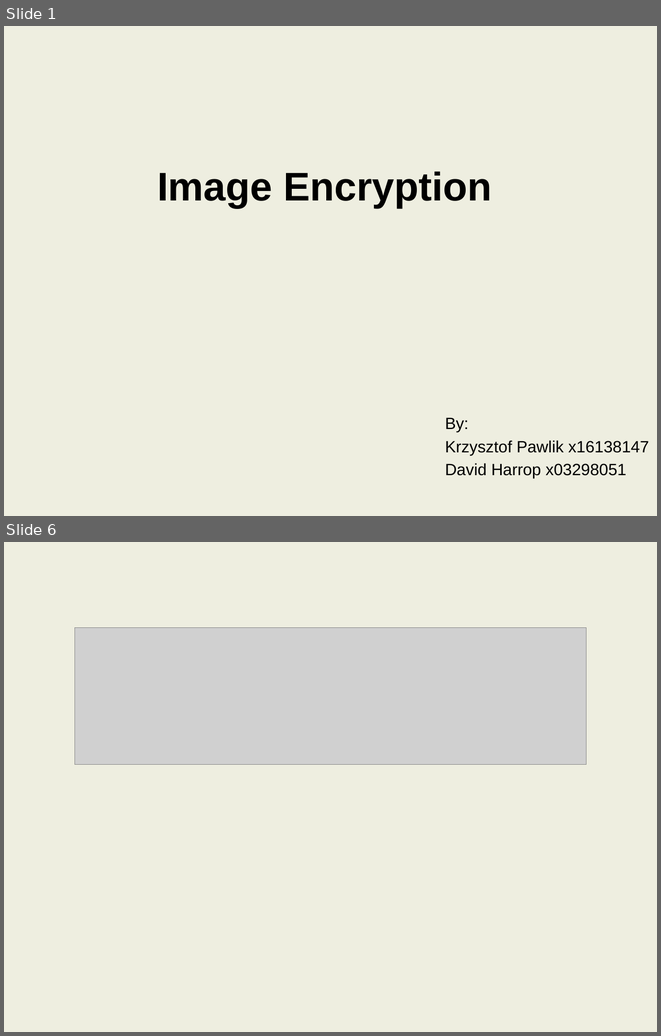
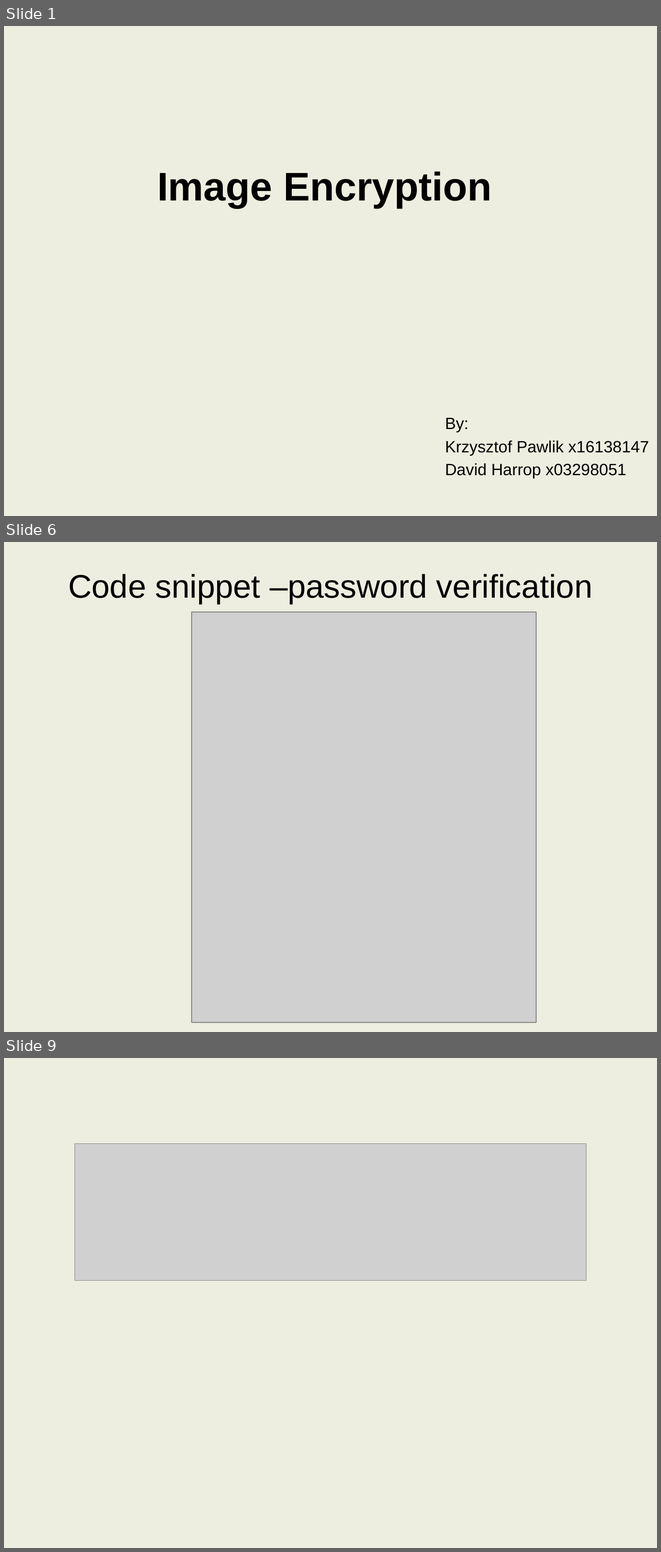
Before and after one commit to harropda/DIVVY-PIC, a slide deck: Image Encryption.pptx. Shown one above the other, each under a label of ours: slides 1 and 6 before the commit, slides 1, 6 and 9 after it; the slides between them are not shown. The pictures are 661x1036 and 661x1552 pixels, drawn with LibreOffice and Linux fonts; fonts in the diff are those of the drawing; grey boxes stand for pictures; background and template pictures are left out. Boxes give left, top, right and bottom in pixels: in the first picture for what was removed or moved away, otherwise in the second. Text is boxed around its words. In the diff, an @@ line names an element or a change of style, - is before the commit and + after.

```diff
--- a/Image Encryption.pptx
+++ b/Image Encryption.pptx
@@ slide 6 added at (4,542,657,1032), background picture (left out) @@
@@ title added at (68,574,592,603), 36 pt, text #000000 @@
+Code snippet –password verification
@@ picture added at (192,612,536,1022) @@
@@ what was slide 6 is now slide 9 @@
```
Also in this commit, not shown: 2 slides changed, 4 other slides added, 2 slides removed.
